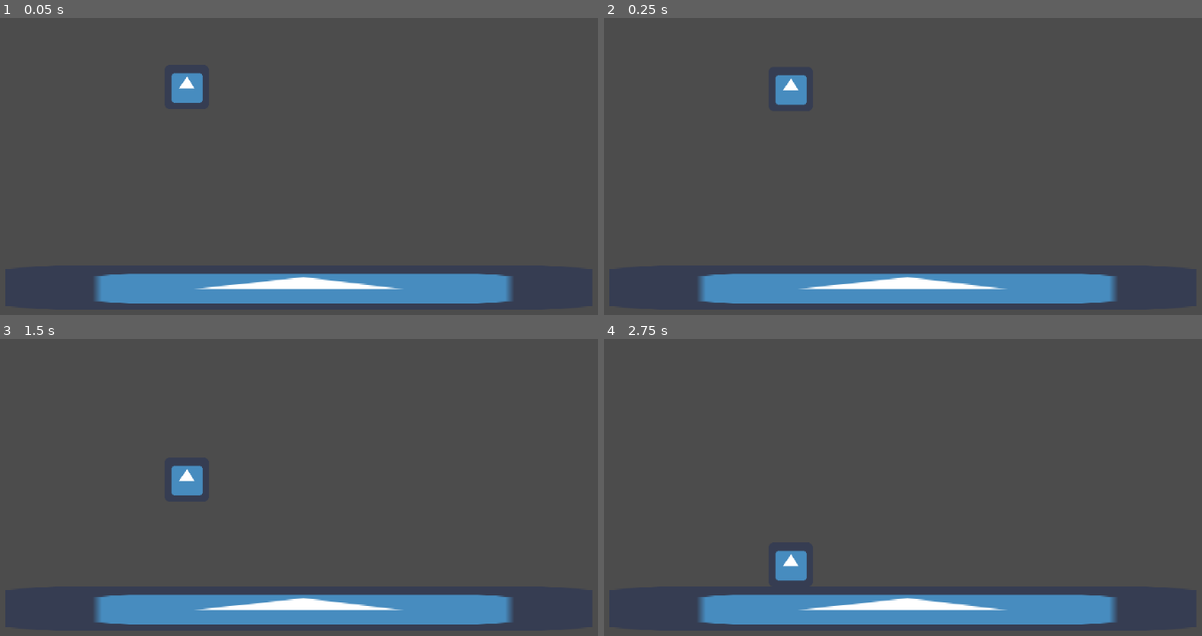
Above: before the commit, frames 1-4 (two rows, left to right).
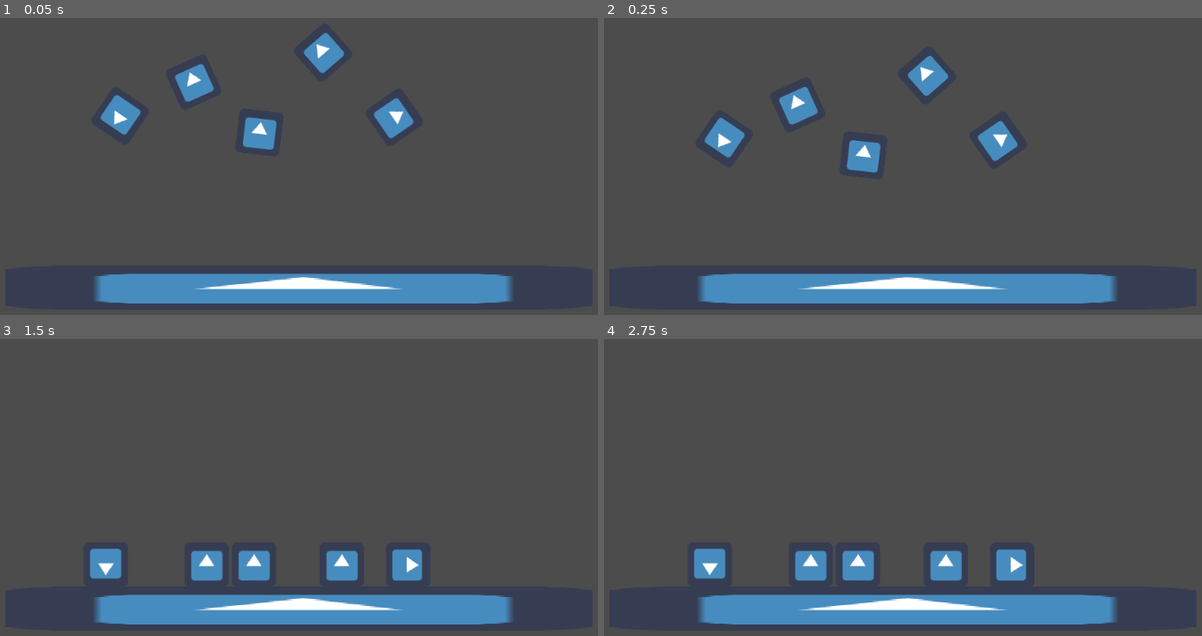
Above: after the commit, the same moments.

Repository: noantiq/Tutorial-Project
Game: Godot game, scene res://Level1.tscn
Same seed, same stepped clock (60 frames per second), same inputs: the game is played once before the commit and once after it. The project has no main scene, so this scene is started directly. The engine's default icon, where the game draws it, is replaced by a stand-in: a white triangle on a blue panel in a dark square.
Inputs:
- Up to frame 1 (0.05 s): no input
- Up to frame 2 (0.25 s): no input
- Up to frame 3 (1.5 s): no input
- Up to frame 4 (2.75 s): no input

The runs differ from the first frame. In frame 1, 2.6% of the frame differs, in the area x 16-70%, y 4-45%; in frame 2, 2.9%; in frame 3, 3.3%, in the area x 14-71%, y 42-82%; in frame 4, 2.9%.

Commit message:
add more blocks to the scene

Diff:
--- a/Level1.tscn
+++ b/Level1.tscn
@@ -11,7 +11,9 @@
 [node name="Level1" type="Node2D"]
 
 [node name="Block1" type="RigidBody2D" parent="."]
-position = Vector2( 321, 177 )
+position = Vector2( 331, 169 )
+rotation = -0.423133
+gravity_scale = 12.0
 __meta__ = {
 "_edit_group_": true
 }
@@ -20,6 +22,62 @@
 texture = ExtResource( 1 )
 
 [node name="CollisionShape2D" type="CollisionShape2D" parent="Block1"]
+shape = SubResource( 1 )
+
+[node name="Block2" type="RigidBody2D" parent="."]
+position = Vector2( 225, 218 )
+rotation = -2.5444
+gravity_scale = 12.0
+__meta__ = {
+"_edit_group_": true
+}
+
+[node name="Sprite" type="Sprite" parent="Block2"]
+texture = ExtResource( 1 )
+
+[node name="CollisionShape2D" type="CollisionShape2D" parent="Block2"]
+shape = SubResource( 1 )
+
+[node name="Block3" type="RigidBody2D" parent="."]
+position = Vector2( 518, 126 )
+rotation = -0.718553
+gravity_scale = 12.0
+__meta__ = {
+"_edit_group_": true
+}
+
+[node name="Sprite" type="Sprite" parent="Block3"]
+texture = ExtResource( 1 )
+
+[node name="CollisionShape2D" type="CollisionShape2D" parent="Block3"]
+shape = SubResource( 1 )
+
+[node name="Block4" type="RigidBody2D" parent="."]
+position = Vector2( 426, 242 )
+rotation = 0.113075
+gravity_scale = 12.0
+__meta__ = {
+"_edit_group_": true
+}
+
+[node name="Sprite" type="Sprite" parent="Block4"]
+texture = ExtResource( 1 )
+
+[node name="CollisionShape2D" type="CollisionShape2D" parent="Block4"]
+shape = SubResource( 1 )
+
+[node name="Block5" type="RigidBody2D" parent="."]
+position = Vector2( 621, 220 )
+rotation = 0.966818
+gravity_scale = 12.0
+__meta__ = {
+"_edit_group_": true
+}
+
+[node name="Sprite" type="Sprite" parent="Block5"]
+texture = ExtResource( 1 )
+
+[node name="CollisionShape2D" type="CollisionShape2D" parent="Block5"]
 shape = SubResource( 1 )
 
 [node name="Floor" type="StaticBody2D" parent="."]
